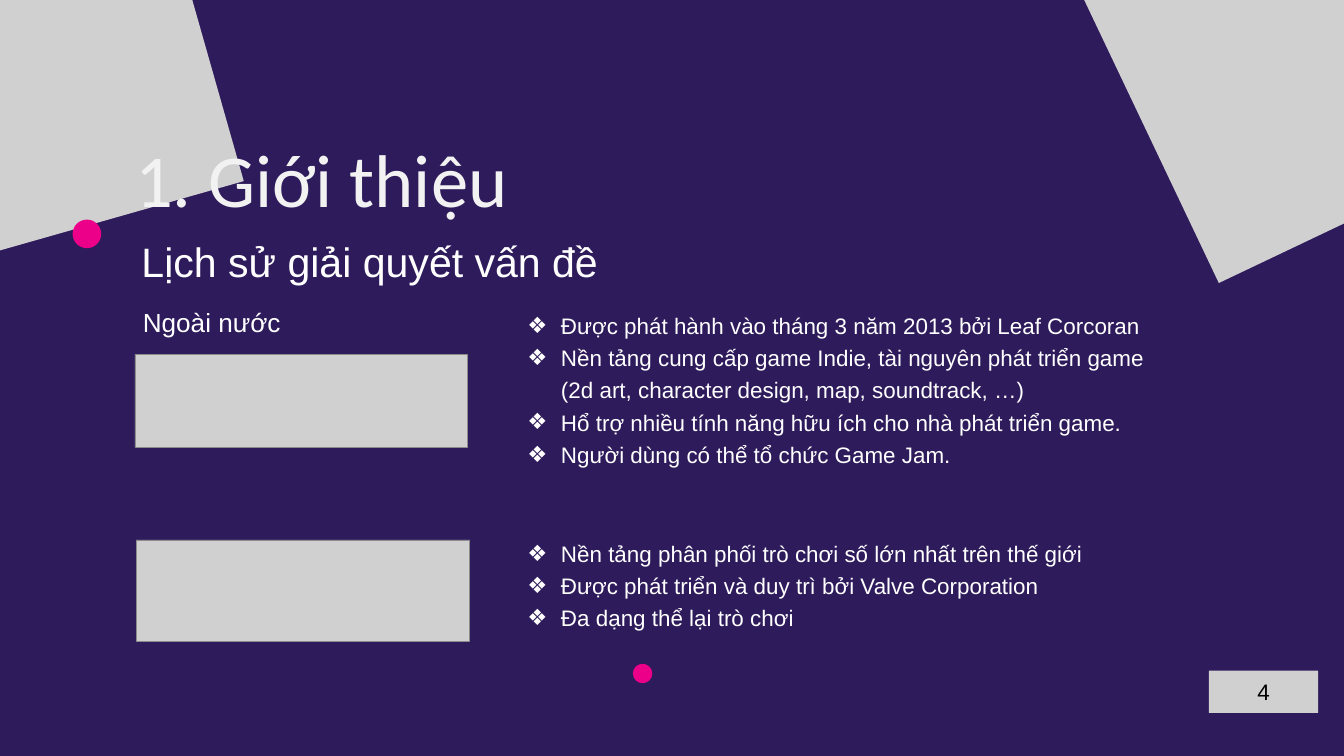
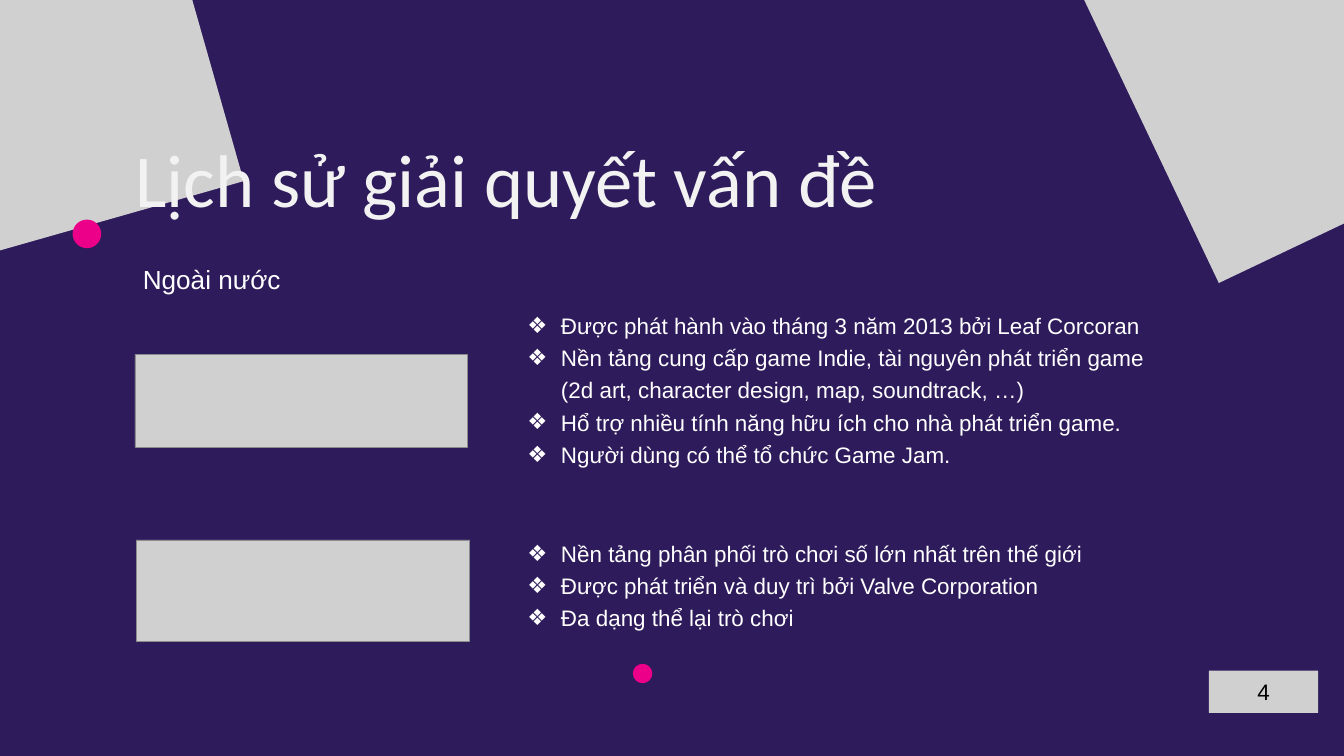
Before and after one commit to B2012257/lvtn_indieGameForum, a slide deck: slide 4 of docs/gameIndiePPT.pptx. Drawn at 1344x756 pixels with LibreOffice and Linux fonts; fonts in the diff are those of the drawing; grey boxes stand for pictures. Boxes give left, top, right and bottom in pixels: in the first picture for what was removed or moved away, otherwise in the second. Text is boxed around its words. In the diff, an @@ line names an element or a change of style, - is before the commit and + after.

```diff
--- a/docs/gameIndiePPT.pptx
+++ b/docs/gameIndiePPT.pptx
@@ text "Lịch sử giải quyết vấn ...": place and size @@
-text "Lịch sử giải quyết vấn ..." at [141,245,598,285]
+text "Lịch sử giải quyết vấn ..." at [135,145,876,224]
@@ text "Lịch sử giải quyết vấn ..." at [135,145,876,224]: size 44 to 80 pt, font Arial to Calibri, text colour #FFFFFF to #F2F2F2; line spacing 1 to 1.2 @@
@@ text removed at [135,145,508,224] @@
-1. Giới thiệu
@@ text "Ngoài nước": place and size @@
-text "Ngoài nước" at [143,312,280,338]
+text "Ngoài nước" at [143,269,280,295]
```
Also in this commit, not shown: 10 other slides changed, 18 other files.
